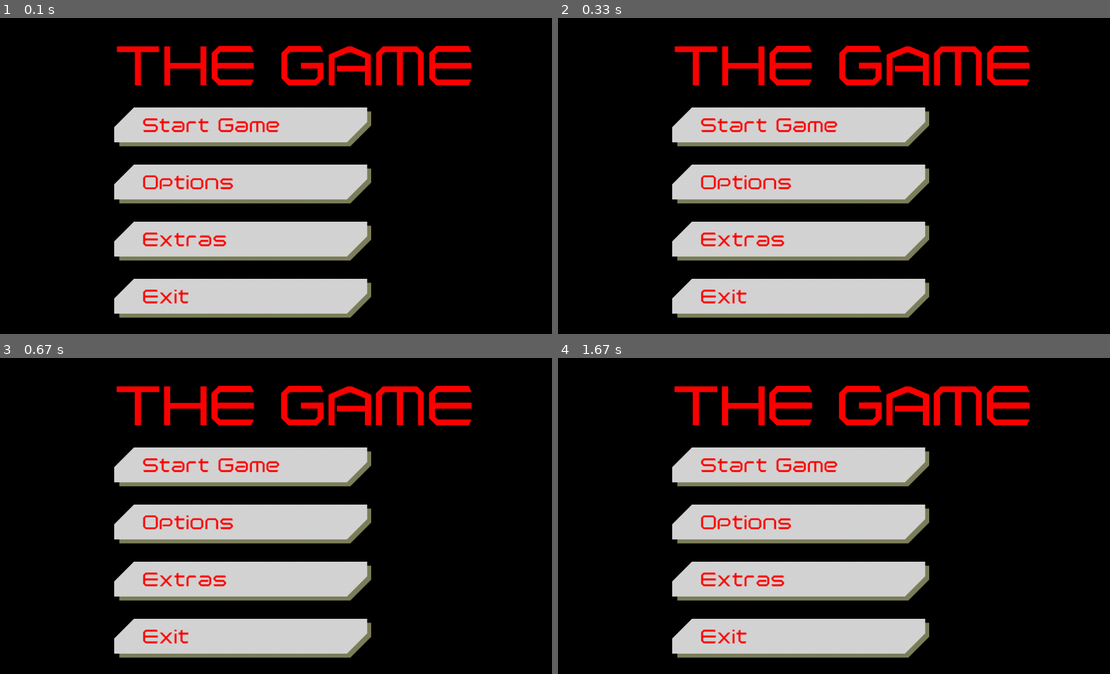
Above: before the commit, frames 1-4 (two rows, left to right).
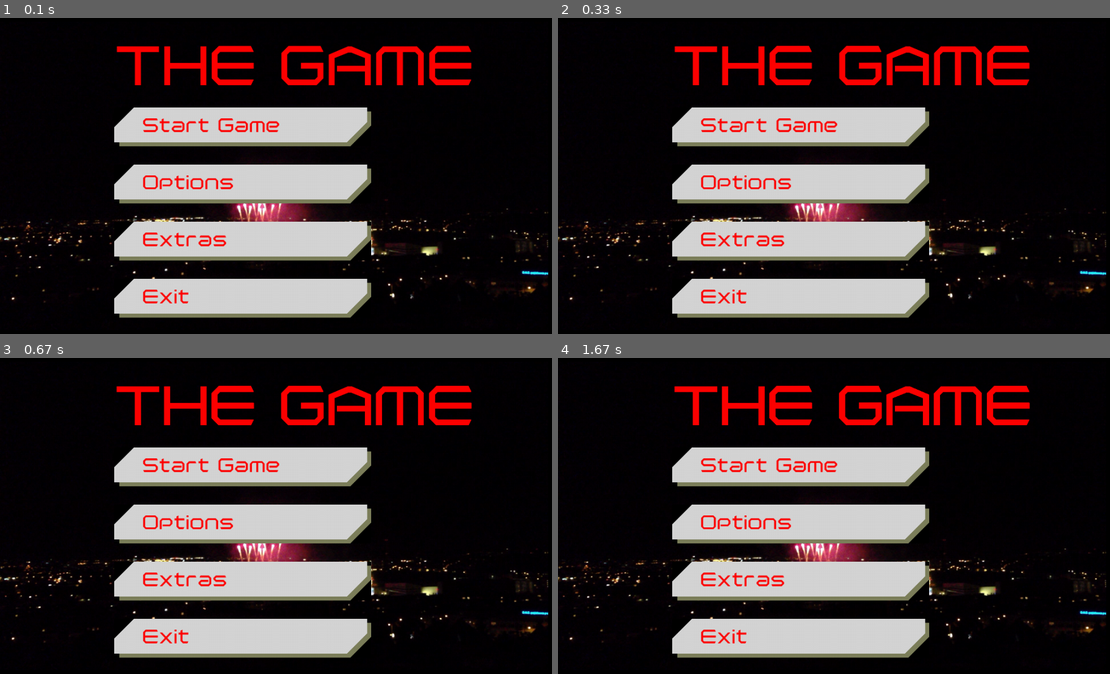
Above: after the commit, the same moments.

Repository: Ufonek1/EarlOfSandwich
Game: pygame game, started from src/game/playerShip.py
Two runs of this game, one before a commit and one after it. Both use one fixed random seed, a clock stepped at 60 frames per second and the inputs below. The source is Python 2; it was converted automatically to run under Python 3.
Inputs (mouse positions are in pixels of both pictures, inside the frame that each line leads up to):
- Up to frame 1 (0.1 s): no input
- Up to frame 2 (0.33 s): no input
- Up to frame 3 (0.67 s): click (287, 547) at 0.38 s
- Up to frame 4 (1.67 s): click (707, 550) at 0.75 s; click (668, 481) at 1.13 s; click (outside the picture) at 1.57 s

The runs differ from the first frame. In frame 1, 2.3% of the frame differs, in the area x 0-100%, y 45-91%; in frame 2, 2.3%; in frame 3, 2.3%; in frame 4, 2.3%.

Commit message:
added background

Diff:
--- a/src/core/__init__.py
+++ b/src/core/__init__.py
@@ -19,10 +19,14 @@
 pygame.display.set_caption("Yet another pygame window")
 print "window fired up"
 
-#background = pygame.Surface(screensize.size)
-#background.fill(BLACK)
-#screen.blit(background, (0,0))
+gameBackground = pygame.sprite.GroupSingle()
 
+#background
+background = pygame.sprite.Sprite()
+background.image = pygame.image.load(MAIN_MENU_BACKGROUND_PATH).convert_alpha()
+background.rect = screensize
+background.add(gameBackground)
+gameBackground.draw(screen)
 # start main menu and wait for response, which gets saved
 menuOutput = mainMenu.start(screen)
 '''
--- a/src/core/constants.py
+++ b/src/core/constants.py
@@ -17,10 +17,12 @@
 
 SPRITESHEET_PATH = os.path.join(PROJECT_PATH, os.path.normcase('resources/spritesheets'))
 FONT_PATH = os.path.join(PROJECT_PATH, os.path.normcase('resources/fonts'))
+BACKGROUND_PATH = os.path.join(PROJECT_PATH, os.path.normcase('resources/backgrounds'))
 
 # specific paths
 BUTTON_SPRITESHEET_PATH = os.path.join(SPRITESHEET_PATH, 'buttonsprite.png')
 MAIN_MENU_FONT_PATH = os.path.join(FONT_PATH, 'Polentical Neon Regular.ttf')
+MAIN_MENU_BACKGROUND_PATH = os.path.join(BACKGROUND_PATH, 'IMG_2905.PNG')
 
 """----------------------------------COLOURS-------------------------------"""
 BLACK = (0 ,0, 0)
--- a/src/core/mainMenu.py
+++ b/src/core/mainMenu.py
@@ -59,8 +59,8 @@
     button4.add(allSprites)
 
     #add buttons to bottom layer
-    allSprites.add(buttons, layer = 0)
-    print "buttons created on layer 0"
+    allSprites.add(buttons, layer = 1)
+    print "buttons created on layer 1"
     # draw them on screen and update
     #buttons.draw(screen)
 
Binary file added: resources/backgrounds/IMG_2905.PNG
Not shown, changed: src/core/__init__.pyc
Not shown, changed: src/core/constants.pyc
Not shown, changed: src/core/mainMenu.pyc
Not shown, changed: src/core/menuButton.pyc
